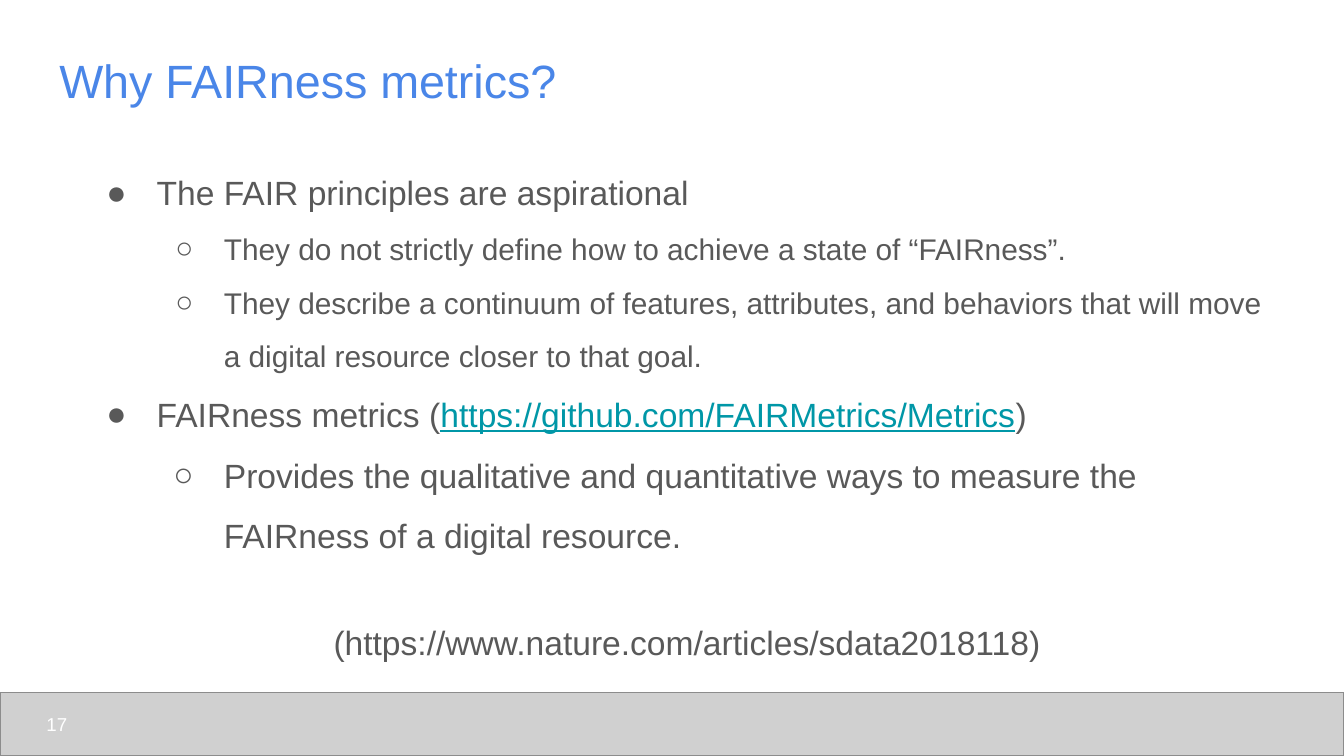
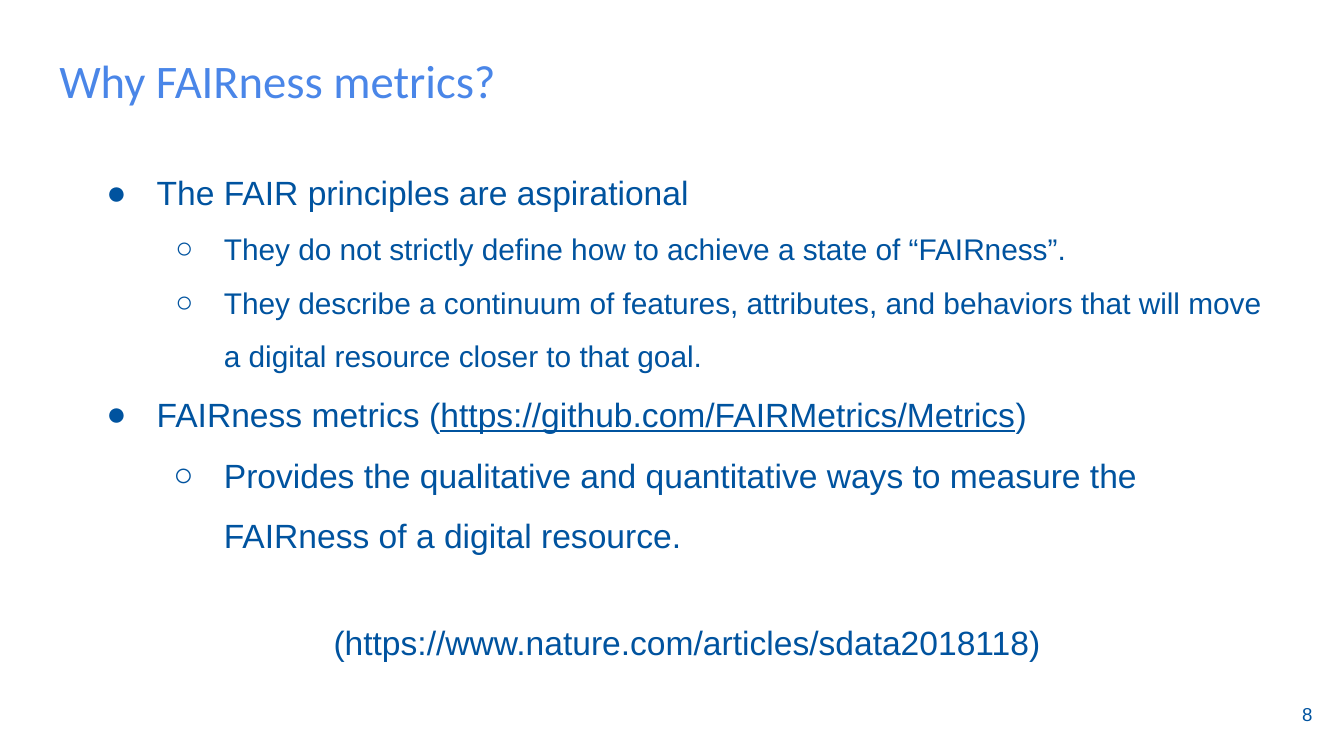
Before and after one commit to udel-cbcb/NIGMS-Sandbox-UD, a slide deck: slide 9 of Submodule_2/Lectures/Submodule_2_Lecture_2_FAIR_Data_Principles_and_FAIRness_Metrics.pptx (slide 17 before the commit). Drawn at 1344x756 pixels with LibreOffice and Linux fonts; fonts in the diff are those of the drawing; grey boxes stand for pictures; background and template pictures are left out. Boxes give left, top, right and bottom in pixels: in the first picture for what was removed or moved away, otherwise in the second. Text is boxed around its words. In the diff, an @@ line names an element or a change of style, - is before the commit and + after.

```diff
--- a/Submodule_2/Lectures/Submodule_2_Lecture_2_FAIR_Data_Principles_and_FAIRness_Metrics.pptx
+++ b/Submodule_2/Lectures/Submodule_2_Lecture_2_FAIR_Data_Principles_and_FAIRness_Metrics.pptx
@@ title "Why FAIRness metrics?" at (59,65,495,106): font Arial to Calibri @@
@@ text "The FAIR principles are aspirational" at (157,180,1261,661): text colour #595959 to #00539F in "The FAIR principles are aspirational", "They do not strictly define how to ...", "They describe a continuum of features, attributes, ...", "FAIRness metrics (https://github.com/FAIRMetrics/Metrics)" and 2 more places; text colour #0097A7 to #00539F in "(https://github.com/FAIRMetrics/Metrics)"; bullet colour #595959 to #00539F @@
@@ picture removed at (0,692,1344,755) @@
@@ page number removed at (46,719,67,731) @@
-17
@@ page number added at (1302,708,1312,721), 10 pt, text #00539F @@
+8
```
Also in this commit, not shown: 8 other slides changed, 3 slides added, 15 slides removed, 1 other file.
